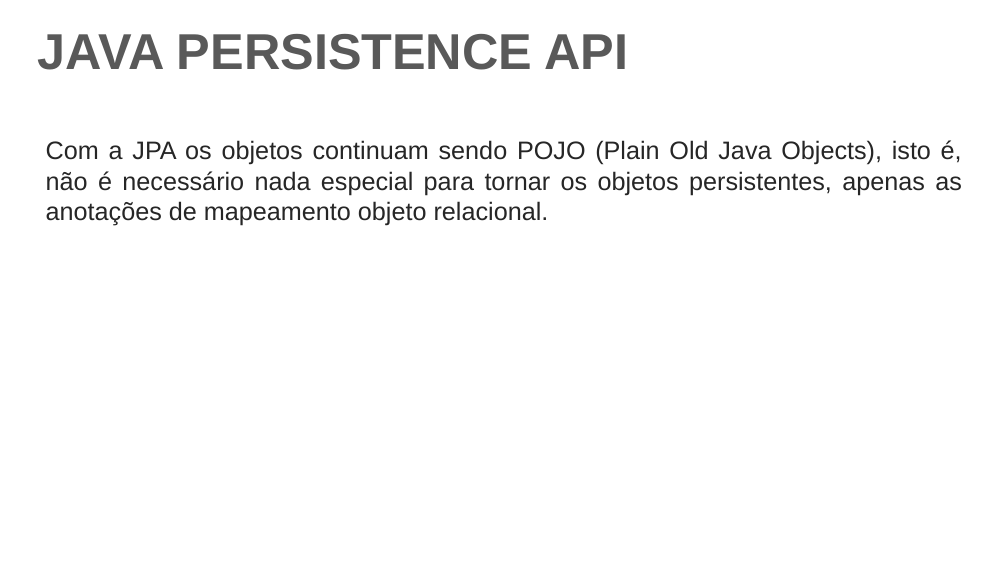
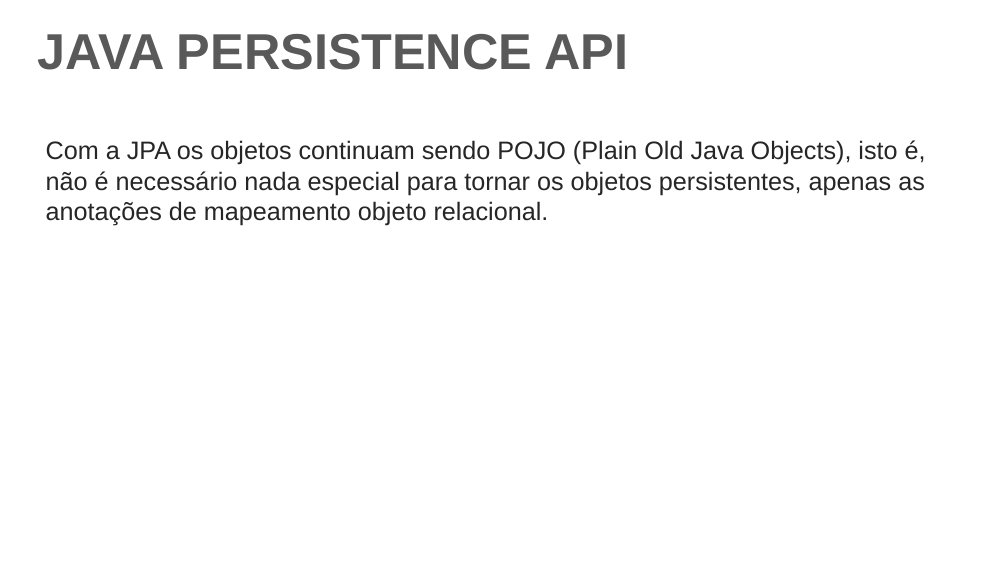
Before and after one commit to DeehSlash/apresentacao-jpa, a slide deck: slide 8 of Apresentação.pptx. Drawn at 1008x567 pixels with LibreOffice and Linux fonts; fonts in the diff are those of the drawing; background and template pictures are left out. Boxes give left, top, right and bottom in pixels: in the first picture for what was removed or moved away, otherwise in the second. Text is boxed around its words. In the diff, an @@ line names an element or a change of style, - is before the commit and + after.

```diff
--- a/Apresentação.pptx
+++ b/Apresentação.pptx
@@ text at box(46, 140, 926, 225): text changed @@
-Com a JPA os objetos continuam sendo POJO (Plain Old Java Objects), isto é, não é necessário nada especial para tornar os objetos persistentes, apenas as anotações de mapeamento objeto relacional.
+Com a JPA os objetos continuam sendo POJO (Plain Old Java Objects), isto é,
+não é necessário nada especial para tornar os objetos persistentes, apenas as
+anotações de mapeamento objeto relacional.
```
Also in this commit, not shown: 5 other slides changed.
